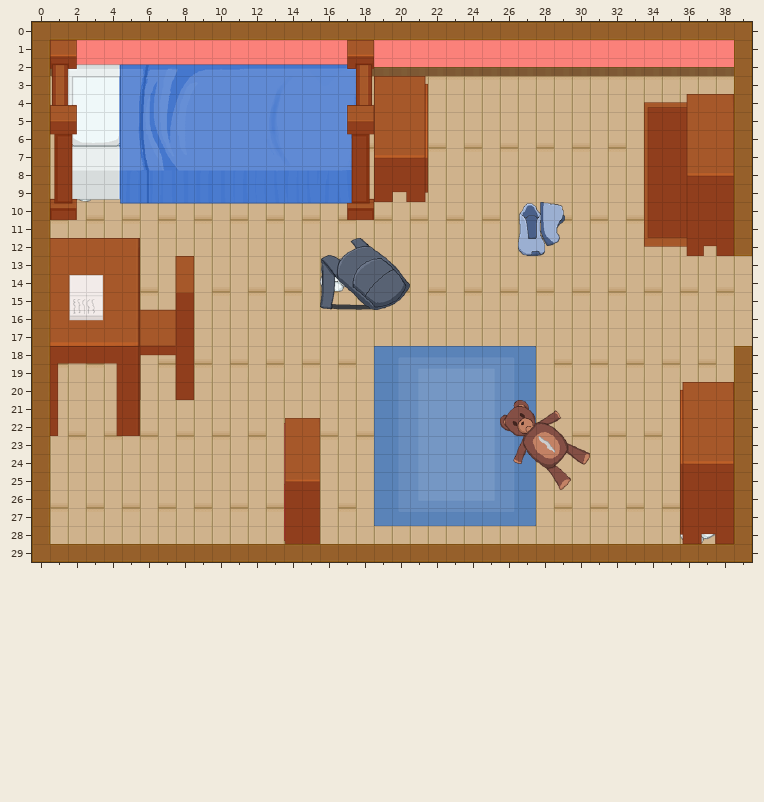
Tiled map: map/level1.tmx. The picture above was drawn from the file before the commit.
Cells are 32x32 px. Shown: x 0..39, y 0..29.
After:
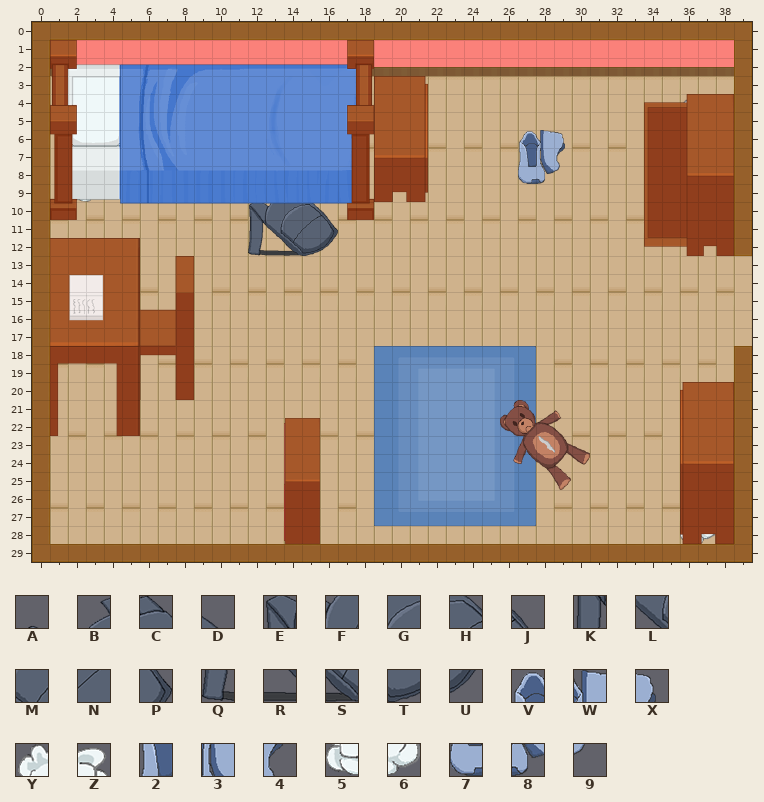
Key: from "level_one": A 281, B 282, C 283, D 284, E 307, F 308, G 309, H 310, J 311, K 333, L 334, M 335, N 336, P 337, Q 359, R 360, S 361, T 362, U 363, V 452, W 453, X 454, Y 455, Z 456, 2 478, 3 479, 4 480, 5 481, 6 482, 7 504, 8 505, 9 506.
_ is an empty cell.
From old to new:
Layer "Items":
There is now tile 2 in row 7 at x 27.
There is now tile 3 in row 7 at x 28.
There is now tile 4 in row 7 at x 29.
There is now tile 7 in row 8 at x 27.
There is now tile 8 in row 8 at x 28.
There is now tile 9 in row 8 at x 29.
There is now tile E in row 10 at x 12.
There is now tile F in row 10 at x 13.
There is now tile G in row 10 at x 14.
There is now tile H in row 10 at x 15.
There is now tile J in row 10 at x 16.
There is now tile K in row 11 at x 12.
There is now tile L in row 11 at x 13.
There is now tile M in row 11 at x 14.
There is now tile N in row 11 at x 15.
There is now tile P in row 11 at x 16.
There is now tile Q in row 12 at x 12.
There is now tile R in row 12 at x 13.
There is now tile S in row 12 at x 14.
There is now tile T in row 12 at x 15.
There is now tile U in row 12 at x 16.
There is now tile V in row 6 at x 27.
There is now tile W in row 6 at x 28.
There is now tile X in row 6 at x 29.
There is now tile Y in row 4 at x 36.
Tile 5 is gone in row 14 at x 16.
Tile 6 is gone in row 14 at x 17.
Tile Y is gone in row 13 at x 16.
Tile Z is gone in row 13 at x 17.
Layer "Furniture":
Tile 2 is gone in row 11 at x 27.
Tile 3 is gone in row 11 at x 28.
Tile 4 is gone in row 11 at x 29.
Tile 7 is gone in row 12 at x 27.
Tile 8 is gone in row 12 at x 28.
Tile 9 is gone in row 12 at x 29.
Tile A is gone in row 12 at x 16.
Tile B is gone in row 12 at x 17.
Tile C is gone in row 12 at x 18.
Tile D is gone in row 12 at x 19.
Tile E is gone in row 13 at x 16.
Tile F is gone in row 13 at x 17.
Tile G is gone in row 13 at x 18.
Tile H is gone in row 13 at x 19.
Tile J is gone in row 13 at x 20.
Tile K is gone in row 14 at x 16.
Tile L is gone in row 14 at x 17.
Tile M is gone in row 14 at x 18.
Tile N is gone in row 14 at x 19.
Tile P is gone in row 14 at x 20.
Tile Q is gone in row 15 at x 16.
Tile R is gone in row 15 at x 17.
Tile S is gone in row 15 at x 18.
Tile T is gone in row 15 at x 19.
Tile U is gone in row 15 at x 20.
Tile V is gone in row 10 at x 27.
Tile W is gone in row 10 at x 28.
Tile X is gone in row 10 at x 29.
Changed places in both pictures, as pixel boxes (x1, y1, x2, y2):
added: (683, 99, 687, 103)
added: (518, 130, 565, 184)
changed: (248, 203, 410, 310)
removed: (518, 202, 565, 256)
